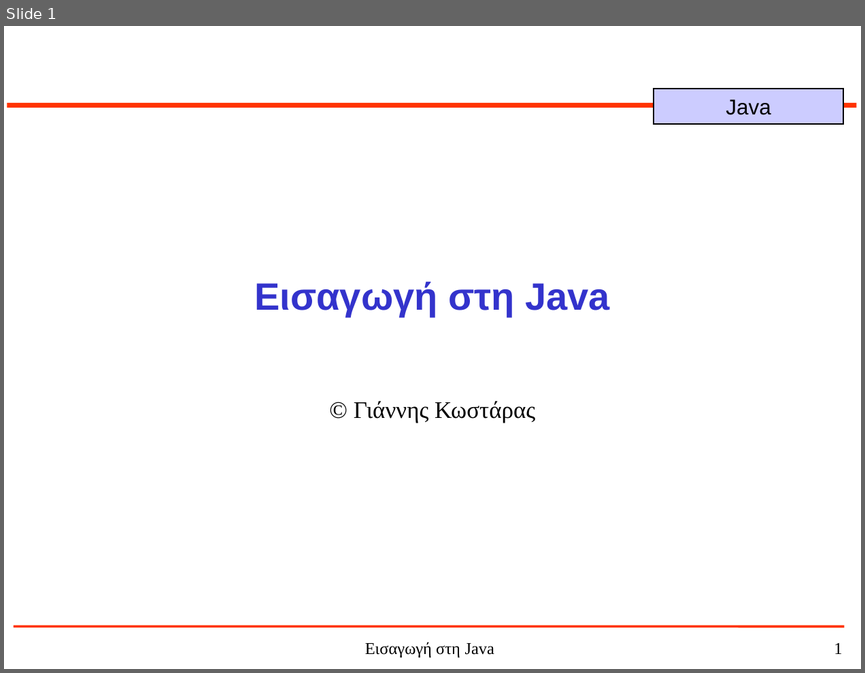
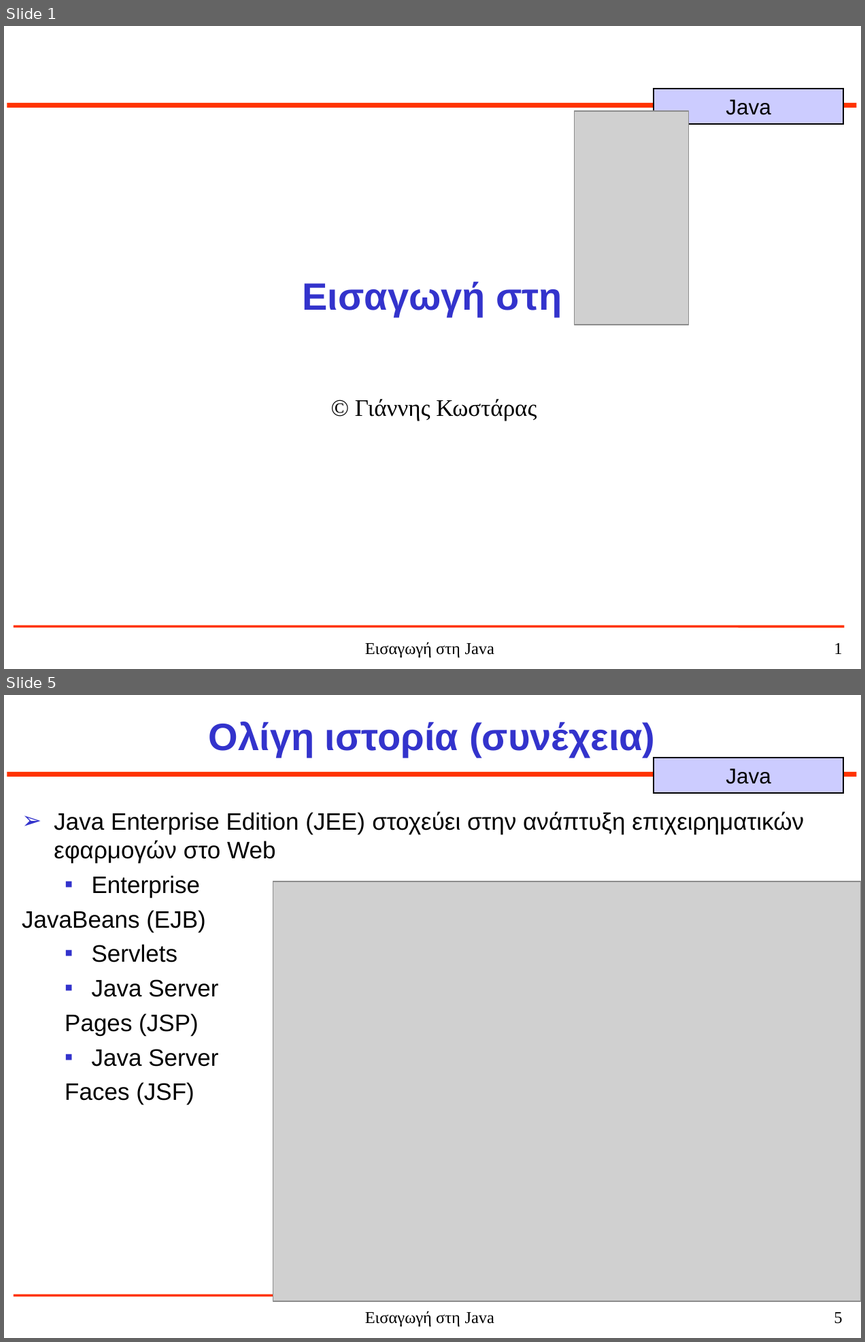
Before and after one commit to jkost/jkost.github.io, a slide deck: Java/slides/1-JavaHistory.ppt. Shown one above the other, each under a label of ours: slide 1 before the commit, slides 1 and 5 after it; the slides between them are not shown. The pictures are 865x673 and 865x1342 pixels, drawn with LibreOffice and Linux fonts; fonts in the diff are those of the drawing; grey boxes stand for pictures. Boxes give left, top, right and bottom in pixels: in the first picture for what was removed or moved away, otherwise in the second. Text is boxed around its words. In the diff, an @@ line names an element or a change of style, - is before the commit and + after.

```diff
--- a/Java/slides/1-JavaHistory.ppt
+++ b/Java/slides/1-JavaHistory.ppt
@@ slide 5 added at bbox=[4, 695, 861, 1338], background #FFFFFF; not listed: 5 template elements that a slide beside it also shows @@
@@ title added at bbox=[209, 722, 655, 758], 32 pt, text #3333CC, bold @@
+Ολίγη ιστορία (συνέχεια)
@@ text added at bbox=[22, 811, 804, 1104], 20 pt, text #000000 @@
+➢ Java Enterprise Edition (JEE) στοχεύει στην ανάπτυξη επιχειρηματικών εφαρμογών στο Web
+  ▪ Enterprise
+JavaBeans (EJB)
+  ▪ Servlets
+  ▪ Java Server
+  Pages (JSP)
+  ▪ Java Server
+  Faces (JSF)
@@ picture added at bbox=[273, 882, 861, 1302] @@
@@ slide 1 changed as well @@
@@ picture added at bbox=[574, 111, 689, 324] @@
@@ title at bbox=[302, 281, 562, 317]: text changed @@
-Εισαγωγή στη Java
+Εισαγωγή στη
@@ subtitle "© Γιάννης Κωστάρας": place and size @@
-subtitle "© Γιάννης Κωστάρας" at bbox=[354, 401, 535, 423]
+subtitle "© Γιάννης Κωστάρας" at bbox=[355, 399, 536, 420]
```
Also in this commit, not shown: 7 other slides added, 37 slides removed, 2 other files.
